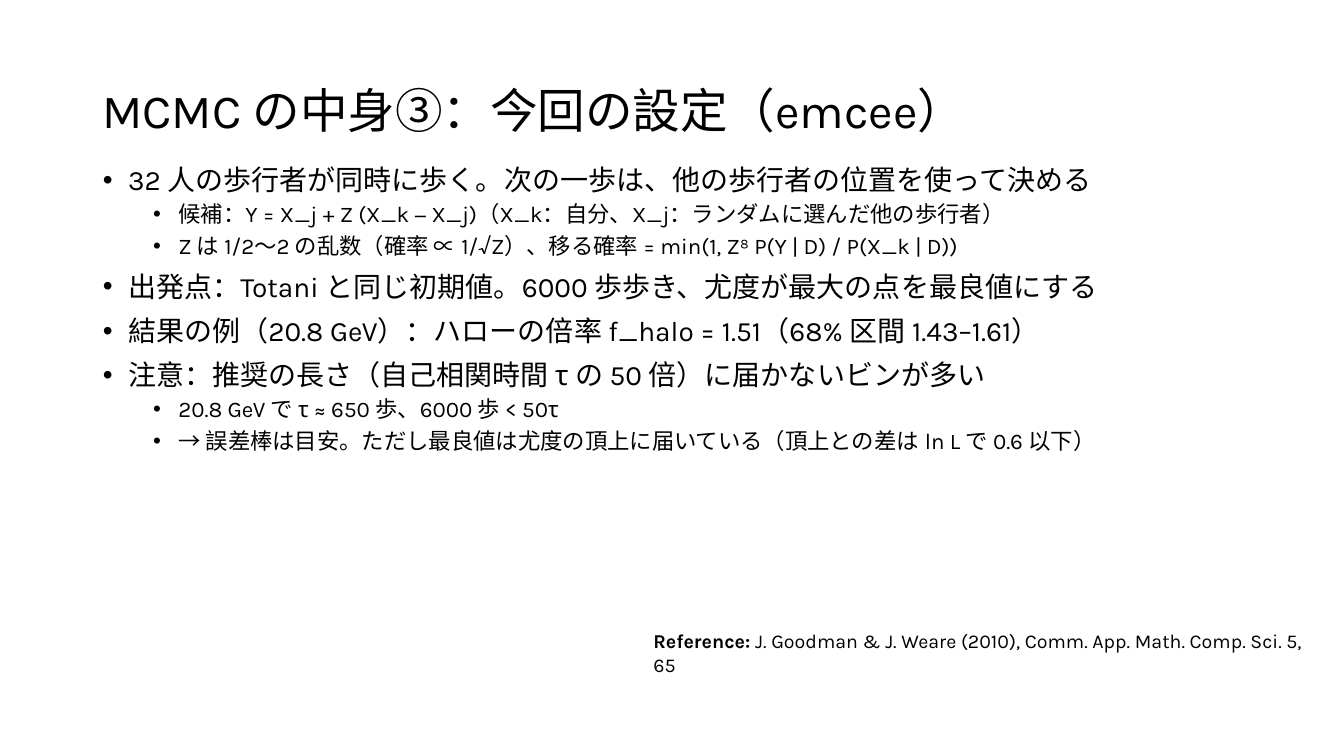
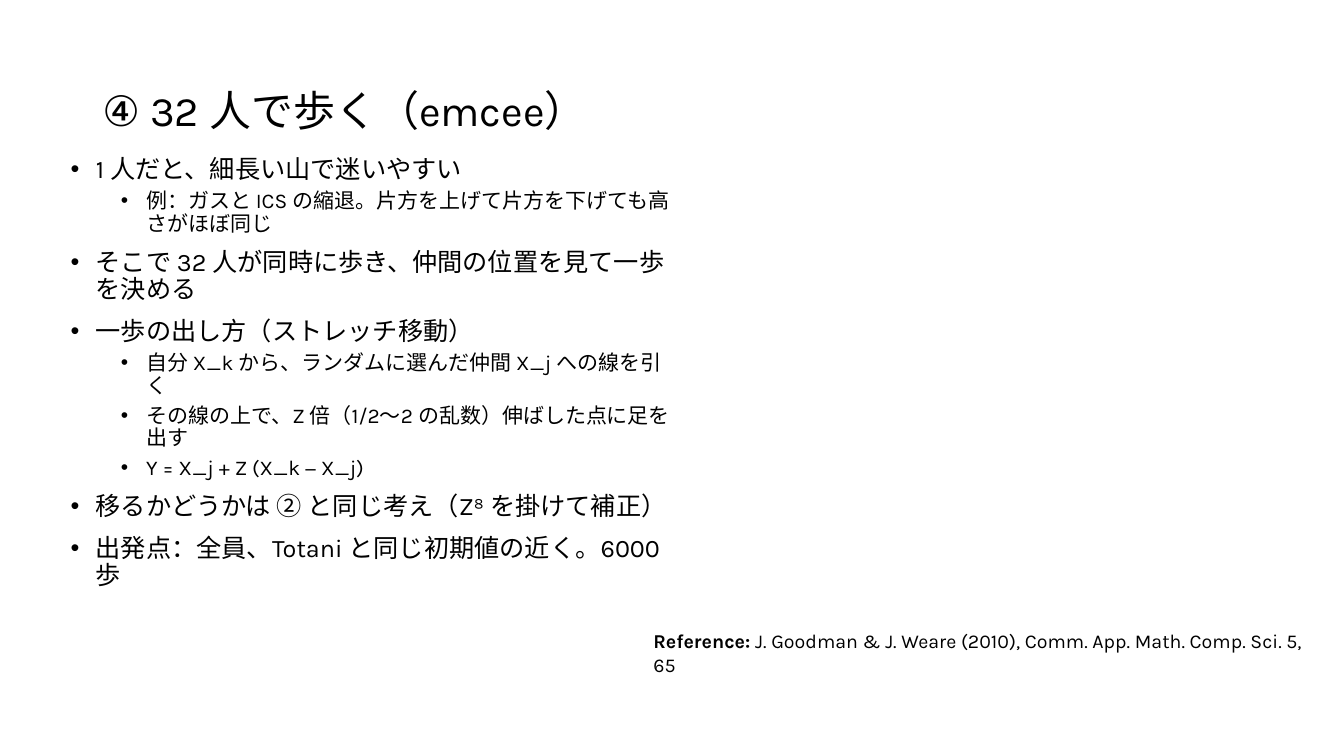
Before and after one commit to Mikann20041029/darkmatter-slides, a slide deck: slide 13 of slides/2026-10-02_研究進捗報告_claude.pptx (slide 11 before the commit). Drawn at 1344x756 pixels with LibreOffice and Linux fonts; fonts in the diff are those of the drawing. Boxes give left, top, right and bottom in pixels: in the first picture for what was removed or moved away, otherwise in the second. Text is boxed around its words. In the diff, an @@ line names an element or a change of style, - is before the commit and + after.

```diff
--- a/slides/2026-10-02_研究進捗報告_claude.pptx
+++ b/slides/2026-10-02_研究進捗報告_claude.pptx
@@ title at [102,90,587,130]: text changed; size 34 to 30 pt @@
-MCMC の中身③：今回の設定（emcee）
+④ 32 人で歩く（emcee）
@@ text at [96,157,670,586]: text changed; size 16 to 18 pt @@
-• 32 人の歩行者が同時に歩く。次の一歩は、他の歩行者の位置を使って決める
-  • 候補：Y = X_j + Z (X_k − X_j)（X_k：自分、X_j：ランダムに選んだ他の歩行者）
-  • Z は 1/2〜2 の乱数（確率 ∝ 1/√Z）、移る確率 = min(1, Z⁸ P(Y | D) / P(X_k | D))
-• 出発点：Totani と同じ初期値。6000 歩歩き、尤度が最大の点を最良値にする
-• 結果の例（20.8 GeV）：ハローの倍率 f_halo = 1.51（68% 区間 1.43–1.61）
-• 注意：推奨の長さ（自己相関時間 τ の 50 倍）に届かないビンが多い
-  • 20.8 GeV で τ ≈ 650 歩、6000 歩 < 50τ
-  • → 誤差棒は目安。ただし最良値は尤度の頂上に届いている（頂上との差は ln L で 0.6 以下）
+• 1 人だと、細長い山で迷いやすい
+  • 例：ガスと ICS の縮退。片方を上げて片方を下げても高さがほぼ同じ
+• そこで 32 人が同時に歩き、仲間の位置を見て一歩を決める
+• 一歩の出し方（ストレッチ移動）
+  • 自分 X_k から、ランダムに選んだ仲間 X_j への線を引く
+  • その線の上で、Z 倍（1/2〜2 の乱数）伸ばした点に足を出す
+  • Y = X_j + Z (X_k − X_j)
+• 移るかどうかは ② と同じ考え（Z⁸ を掛けて補正）
+• 出発点：全員、Totani と同じ初期値の近く。6000 歩
```
Also in this commit, not shown: 2 other slides changed, 3 slides added, 1 other file.
